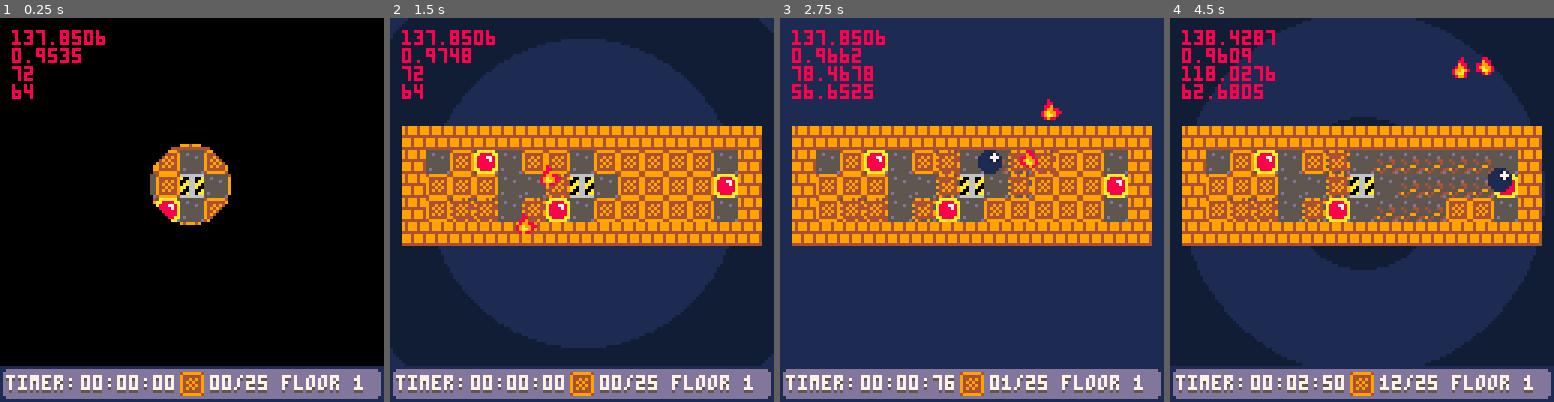
Above: before the commit, frames 1-4 (left to right).
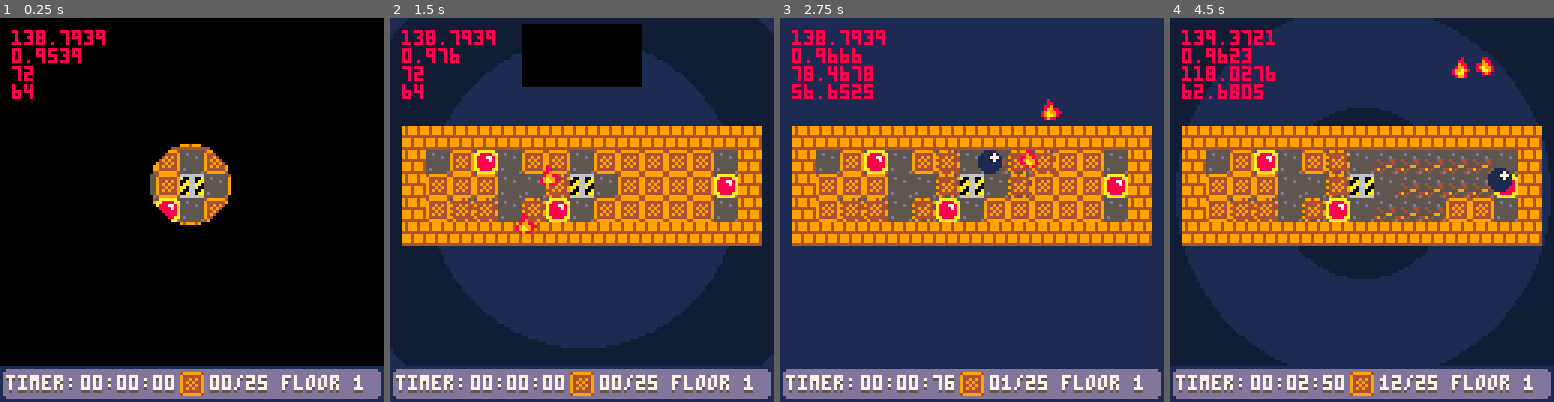
Above: after the commit, the same moments.

Repository: SHKBRD/P8CrateBall
Game: PICO-8 cartridge balltest24.p8
Same seed, same stepped clock (60 frames per second), same inputs: the game is played once before the commit and once after it.
Inputs:
- Up to frame 1 (0.25 s): no input
- Up to frame 2 (1.5 s): tap X (X key) at 0.33, 1.07 s; tap O (Z key) at 0.7 s
- Up to frame 3 (2.75 s): hold Right 1.6-2.1 s; tap O (Z key) at 1.7, 2.1, 2.5 s; tap X (X key) at 1.85 s; hold Up 2.15-2.42 s; hold Right from 2.47 s (still down)
- Up to frame 4 (4.5 s): tap O (Z key) every 0.4 s from 2.9 to 4.1 s; tap X (X key) at 2.97, 4.08 s; release Right at 3.03 s; hold Left 3.08-3.58 s; hold Down 3.63-3.97 s; hold Right from 4.02 s (still down)

The runs differ from the first frame. In frame 1, 0.2% of the frame differs, in the area x 9-28%, y 3-12%; in frame 2, 5.4%, in the area x 9-66%, y 1-18%; in frame 3, 0.2%; in frame 4, 4.8%.

Commit message:
add basic playbox

Diff:
--- a/balltest24.p8
+++ b/balltest24.p8
@@ -337,6 +337,17 @@
 	foreach(prt, draw_prt_ind)
 end
 
+function draw_playbox()
+	if (trpcooldown == 60) boxy = -20
+
+	cosy = cos((62-trpcooldown)/120)
+	cosy = cosy*cosy*cosy
+
+	boxy += cosy*4
+
+	rectfill(56, boxy, 56+9+6*5, boxy+20, 0)
+end
+
 function draw_bg()
 	if (frameoff == nil) frameoff = 0
 
@@ -391,6 +402,8 @@
  end
 
 	draw_transition_elements()
+
+	draw_playbox()
 
  draw_hud()
  end
